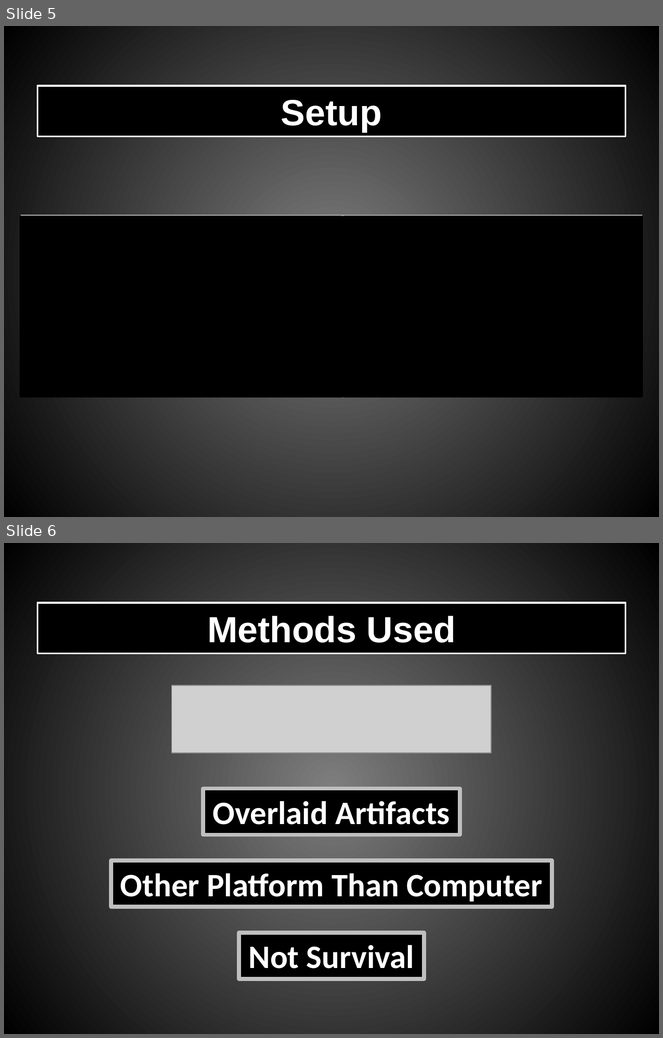
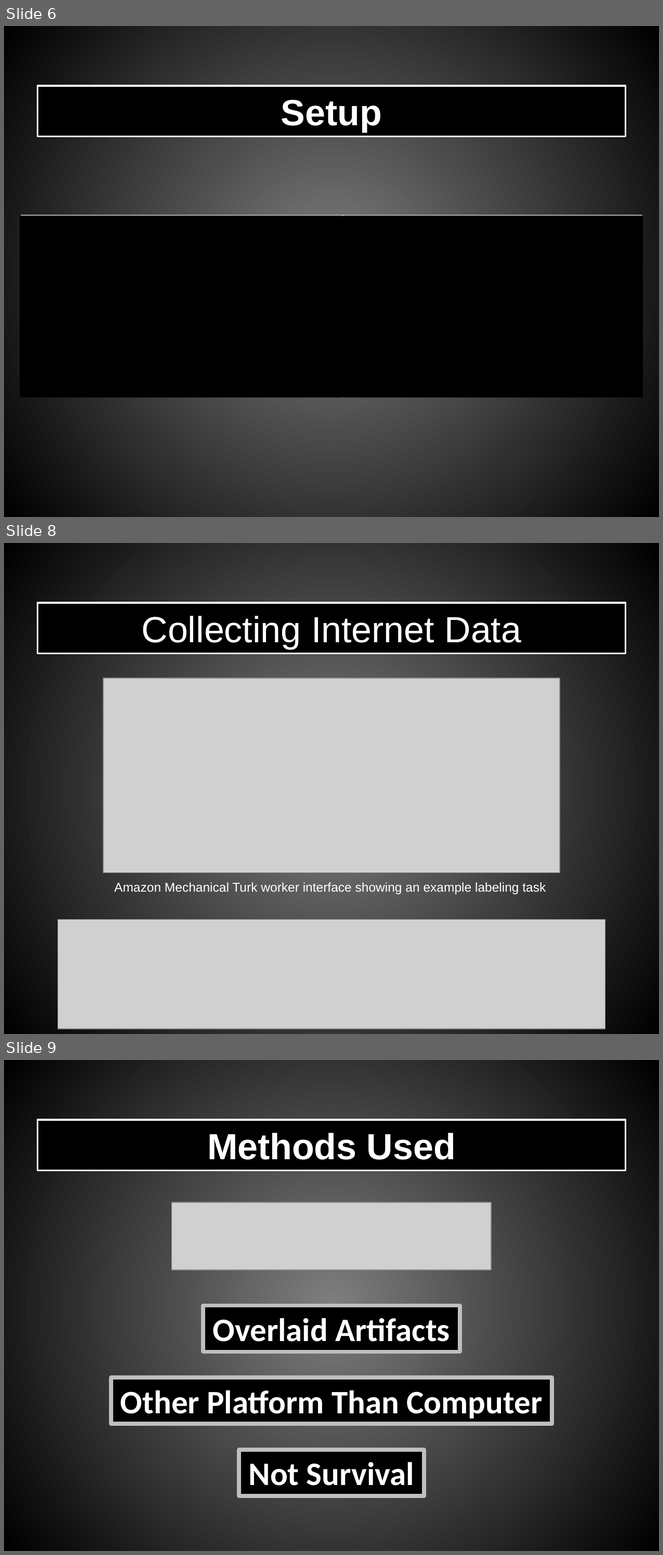
Before and after one commit to Shooterah/M1_DSC, a slide deck: Anglais/ORAL_3/Pereira_Doffemont_Minecraft_OpenAI.pptx. Shown one above the other, each under a label of ours: slides 5 and 6 before the commit, slides 6, 8 and 9 after it; the slides between them are not shown. The pictures are 663x1038 and 663x1555 pixels, drawn with LibreOffice and Linux fonts; fonts in the diff are those of the drawing; grey boxes stand for pictures. Boxes give left, top, right and bottom in pixels: in the first picture for what was removed or moved away, otherwise in the second. Text is boxed around its words. In the diff, an @@ line names an element or a change of style, - is before the commit and + after.

```diff
--- a/Anglais/ORAL_3/Pereira_Doffemont_Minecraft_OpenAI.pptx
+++ b/Anglais/ORAL_3/Pereira_Doffemont_Minecraft_OpenAI.pptx
@@ slide 8 added at box(4, 543, 659, 1034), background gradient #7F7F7F to #000000 @@
@@ rectangle added at box(37, 603, 626, 654), fill #000000, outline #FFFFFF 2 pt, 40 pt, text #FFFFFF @@
+Collecting Internet Data
@@ picture added at box(104, 678, 560, 873) @@
@@ text added at box(114, 883, 546, 895), 14 pt, text #FFFFFF @@
+Amazon Mechanical Turk worker interface showing an example labeling task
@@ picture added at box(58, 919, 606, 1029) @@
@@ what was slide 5 is now slide 6 @@
@@ what was slide 6 is now slide 9 @@
```
Also in this commit, not shown: 1 slide changed, 5 other slides added, 1 slide removed, 5 other files.
